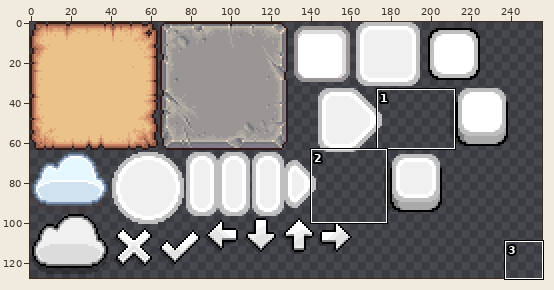
Two versions of one sprite sheet, Assets/Flop/Sprite/Interface.png. The first picture is a wide view before the edit; the outline marks the close-up.
Close-up. Earlier state:
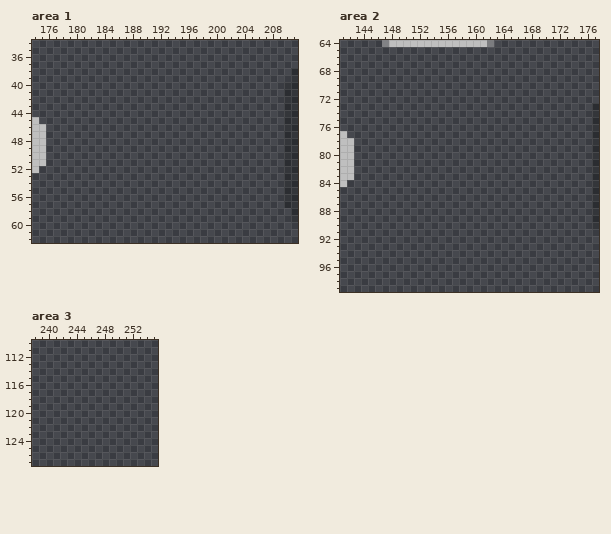
The file is 256x128 pixels. Colours within 5 levels of each other are drawn and written as one. Shown: area 1: x 174..211, y 34..62; area 2: x 141..177, y 64..99; area 3: x 238..255, y 110..127. The old version is drawn lined up with the new one.
And afterwards:
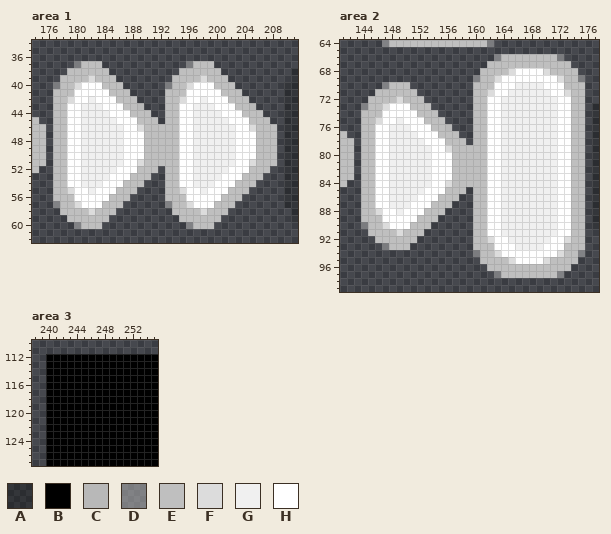
Palette (. is transparent): A #00000040  B #000000  C #b9b9b9fd  D #bdbdbd7f  E #bfbfbf  F #dcdcdc  G #f0f0f0  H #ffffff
Difference:
drawings rearranged on the sheet (the old picture shows each at its new place; 1 dropped ones are not shown)
Area 1:
y 37: x 180..183 .... -> DEEE; x 196..199 .... -> DEEE
y 38: x 179..184 ...... -> EEEEEE; x 195..200 ...... -> EEEEEE
y 39: x 178..185 ........ -> EEEEFEEE; x 194..201 ........ -> EEEEFEEE
y 40: x 177..186 .......... -> DEEFHHHEEE; x 193..202 .......... -> DEEFHHHEEE
y 41: x 177..187 ........... -> EEEHHHHHEEE; x 193..203 ........... -> EEEHHHHHEEE
y 42: x 177..188 ............ -> EEFHHGHHHEEE; x 193..204 ............ -> EEFHHGHHHEEE
y 43: x 177..189 ............. -> EEHHGGGHHHEEC; x 193..205 ............. -> EEHHGGGHHHEEC
y 44: x 177..190 .............. -> EEHHGGGGHHHEEE; x 193..206 .............. -> EEHHGGGGHHHEEE
y 45: x 177..191 ............... -> EEHHGGGGGHHHEEE; x 193..207 ............... -> EEHHGGGGGHHHEEE
y 46: x 177..208 ................................ -> EEHHGGGGGGHHFEEEEEHHGGGGGGHHFEEE
y 47..50: x 177..208 ................................ -> EEHHGGGGGGHHHEEEEEHHGGGGGGHHHEEE
y 51: x 177..208 ................................ -> EEHHGGGGGGHHFEEEEEHHGGGGGGHHFEEE
y 52: x 177..191 ............... -> EEHHGGGGGHHHEEE; x 193..207 ............... -> EEHHGGGGGHHHEEE
y 53: x 177..190 .............. -> EEHHGGGGHHHEEE; x 193..206 .............. -> EEHHGGGGHHHEEE
y 54: x 177..189 ............. -> EEHHGGGHHHEEE; x 193..205 ............. -> EEHHGGGHHHEEE
y 55: x 177..188 ............ -> EEFHHGHHHEEE; x 193..204 ............ -> EEFHHGHHHEEE
y 56: x 177..187 ........... -> EEEHHHHHEEE; x 193..203 ........... -> EEEHHHHHEEE
y 57: x 177..186 .......... -> DEEFHHHEEE; x 193..202 .......... -> DEEFHHHEEE
y 58: x 178..185 ........ -> EEEEFEEE; x 194..201 ........ -> EEEEFEEE
y 59: x 179..184 ...... -> EEEEEE; x 195..200 ...... -> EEEEEE
y 60: x 180..183 .... -> DEEE; x 196..199 .... -> DEEE
Area 2:
y 66: x 163..172 .......... -> DEEEEEEEED
y 67: x 162..173 ............ -> EEEEEEEEEEEE
y 68: x 161..174 .............. -> EEEEFHHHHFEEEE
y 69: x 160..175 ................ -> DEEFHHHHHHHHFEED
y 70: x 147..150 .... -> DEEE; x 160..175 ................ -> EEEHHHGGGGHHHEEE
y 71: x 146..151 ...... -> EEEEEE; x 160..175 ................ -> EEFHHGGGGGGHHFEE
y 72: x 145..152 ........ -> EEEEFEEE; x 160..175 ................ -> EEHHGGGGGGGGHHEE
y 73: x 144..153 .......... -> DEEFHHHEEE; x 160..175 ................ -> EEHHGGGGGGGGHHEE
y 74: x 144..154 ........... -> EEEHHHHHEEE; x 160..175 ................ -> EEHHGGGGGGGGHHEE
y 75: x 144..155 ............ -> EEFHHGHHHEEE; x 160..175 ................ -> EEHHGGGGGGGGHHEE
y 76: x 144..156 ............. -> EEHHGGGHHHEEC; x 160..175 ................ -> EEHHGGGGGGGGHHEE
y 77: x 144..157 .............. -> EEHHGGGGHHHEEE; x 160..175 ................ -> EEHHGGGGGGGGHHEE
y 78: x 144..158 ............... -> EEHHGGGGGHHHEEE; x 160..175 ................ -> EEHHGGGGGGGGHHEE
y 79: x 144..175 ................................ -> EEHHGGGGGGHHFEEEEEHHGGGGGGGGHHEE
y 80..83: x 144..175 ................................ -> EEHHGGGGGGHHHEEEEEHHGGGGGGGGHHEE
y 84: x 144..175 ................................ -> EEHHGGGGGGHHFEEEEEHHGGGGGGGGHHEE
y 85: x 144..158 ............... -> EEHHGGGGGHHHEEE; x 160..175 ................ -> EEHHGGGGGGGGHHEE
y 86: x 144..157 .............. -> EEHHGGGGHHHEEE; x 160..175 ................ -> EEHHGGGGGGGGHHEE
y 87: x 144..156 ............. -> EEHHGGGHHHEEE; x 160..175 ................ -> EEHHGGGGGGGGHHEE
y 88: x 144..155 ............ -> EEFHHGHHHEEE; x 160..175 ................ -> EEHHGGGGGGGGHHEE
y 89: x 144..154 ........... -> EEEHHHHHEEE; x 160..175 ................ -> EEHHGGGGGGGGHHEE
y 90: x 144..153 .......... -> DEEFHHHEEE; x 160..175 ................ -> EEHHGGGGGGGGHHEE
y 91: x 145..152 ........ -> EEEEFEEE; x 160..175 ................ -> EEHHGGGGGGGGHHEE
y 92: x 146..151 ...... -> EEEEEE; x 160..175 ................ -> EEFHHGGGGGGHHFEE
y 93: x 147..150 .... -> DEEE; x 160..175 ................ -> EEEHHHGGGGHHHEEE
y 94: x 160..175 ................ -> DEEFHHHHHHHHFEED
y 95: x 161..174 .............. -> EEEEFHHHHFEEEE
y 96: x 162..173 ............ -> EEEEEEEEEEEE
y 97: x 163..172 .......... -> DEEEEEEEED
Area 3:
y 112..127: x 240..255 ................ -> BBBBBBBBBBBBBBBB
